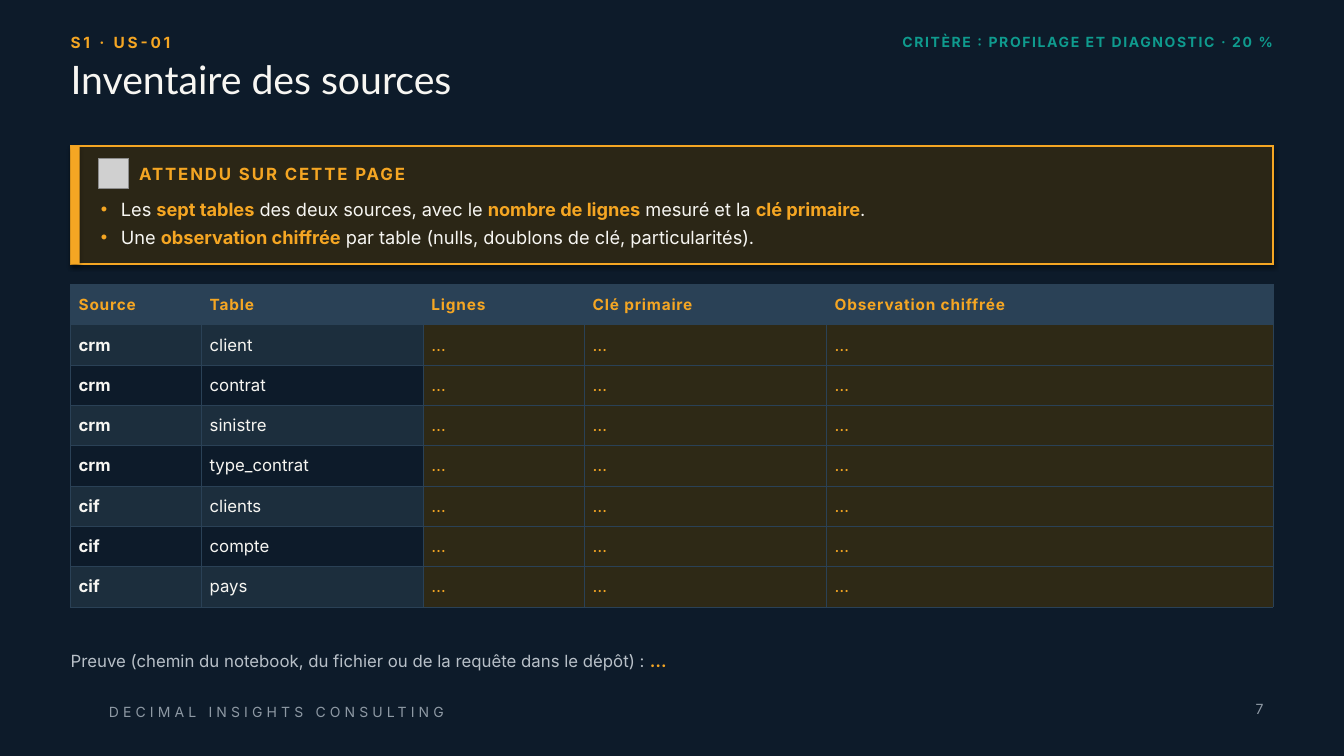
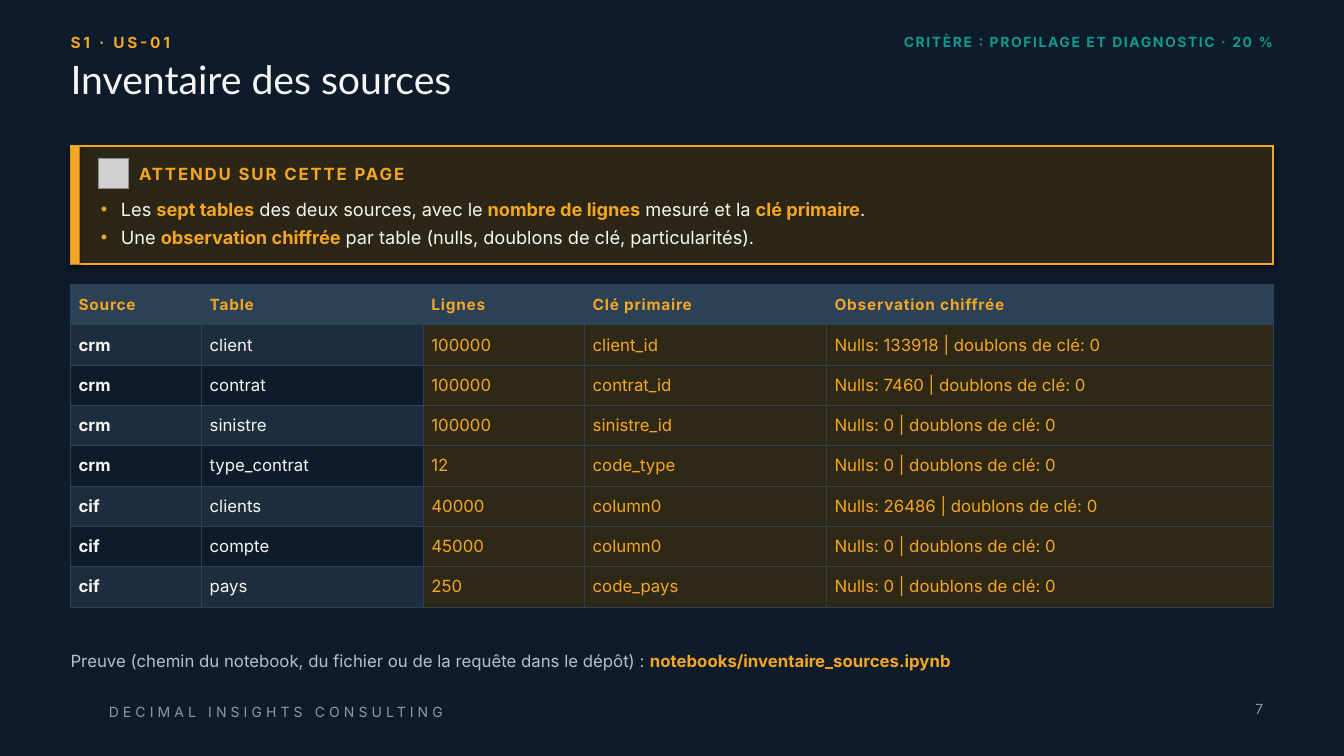
Before and after one commit to 0TRDavid/td-qualite-g00, a slide deck: slide 7 of livrables/Livrable_Groupe_TD_AssurConnect.pptx. Drawn at 1344x756 pixels with LibreOffice and Linux fonts; fonts in the diff are those of the drawing; grey boxes stand for pictures; background and template pictures are left out. Boxes give left, top, right and bottom in pixels: in the first picture for what was removed or moved away, otherwise in the second. Text is boxed around its words. In the diff, an @@ line names an element or a change of style, - is before the commit and + after.

```diff
--- a/livrables/Livrable_Groupe_TD_AssurConnect.pptx
+++ b/livrables/Livrable_Groupe_TD_AssurConnect.pptx
@@ text "CRITÈRE : PROFILAGE ET DIAGNOSTIC ..." at (769,32,1273,50): letter spacing 1.2 to 1.1 pt @@
@@ table at (71,284,1273,607) @@
-row 2: crm | client | … | … | …
+row 2: crm | client | 100000 | client_id | Nulls: 133918 | doublons de clé: 0
-row 3: crm | contrat | … | … | …
+row 3: crm | contrat | 100000 | contrat_id | Nulls: 7460 | doublons de clé: 0
-row 4: crm | sinistre | … | … | …
+row 4: crm | sinistre | 100000 | sinistre_id | Nulls: 0 | doublons de clé: 0
-row 5: crm | type_contrat | … | … | …
+row 5: crm | type_contrat | 12 | code_type | Nulls: 0 | doublons de clé: 0
-row 6: cif | clients | … | … | …
+row 6: cif | clients | 40000 | column0 | Nulls: 26486 | doublons de clé: 0
-row 7: cif | compte | … | … | …
+row 7: cif | compte | 45000 | column0 | Nulls: 0 | doublons de clé: 0
-row 8: cif | pays | … | … | …
+row 8: cif | pays | 250 | code_pays | Nulls: 0 | doublons de clé: 0
@@ text at (71,654,951,671): text changed @@
-Preuve (chemin du notebook, du fichier ou de la requête dans le dépôt) : …
+Preuve (chemin du notebook, du fichier ou de la requête dans le dépôt) : notebooks/inventaire_sources.ipynb
```
Also in this commit, not shown: 37 other slides changed, 1 other file.
